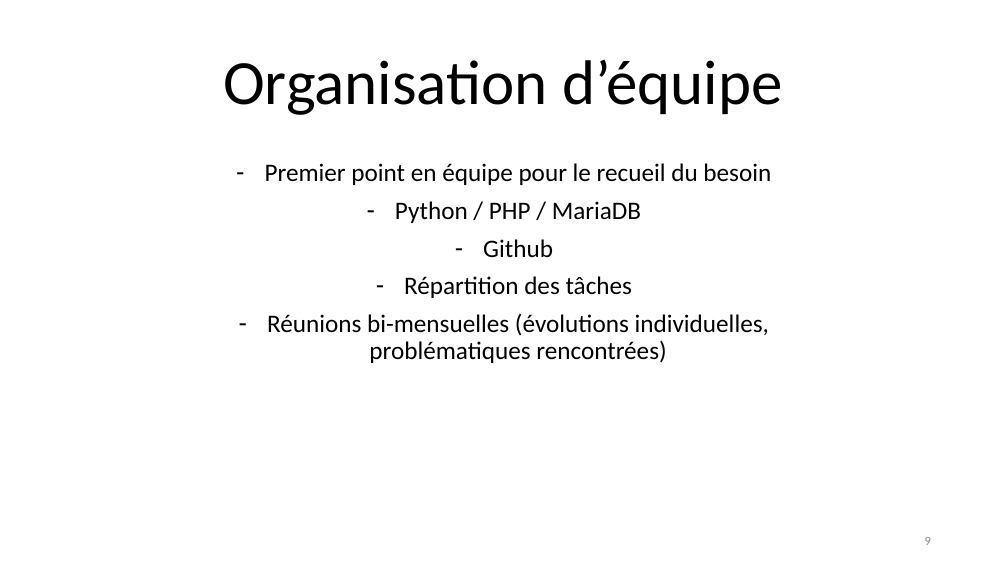
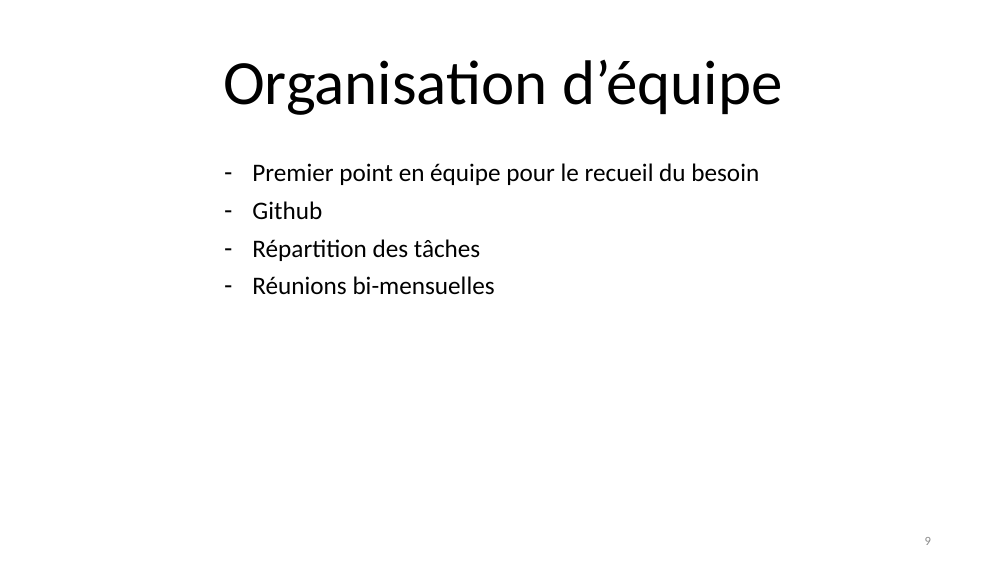
Before and after one commit to chopinvictor/CUBES-2, a slide deck: slide 9 of Présentation CUBE 2.pptx. Drawn at 1008x567 pixels with LibreOffice and Linux fonts; fonts in the diff are those of the drawing; background and template pictures are left out. Boxes give left, top, right and bottom in pixels: in the first picture for what was removed or moved away, otherwise in the second. Text is boxed around its words. In the diff, an @@ line names an element or a change of style, - is before the commit and + after.

```diff
--- a/Présentation CUBE 2.pptx
+++ b/Présentation CUBE 2.pptx
@@ subtitle at [252, 163, 759, 261]: alignment centre to left @@
@@ subtitle at [395, 201, 641, 223]: paragraph removed @@
-– Python / PHP / MariaDB
@@ subtitle at [252, 276, 495, 295]: text changed @@
-– Réunions bi-mensuelles (évolutions individuelles, problématiques rencontrées)
+– Réunions bi-mensuelles
```
Also in this commit, not shown: 3 other slides changed, 1 other file.
